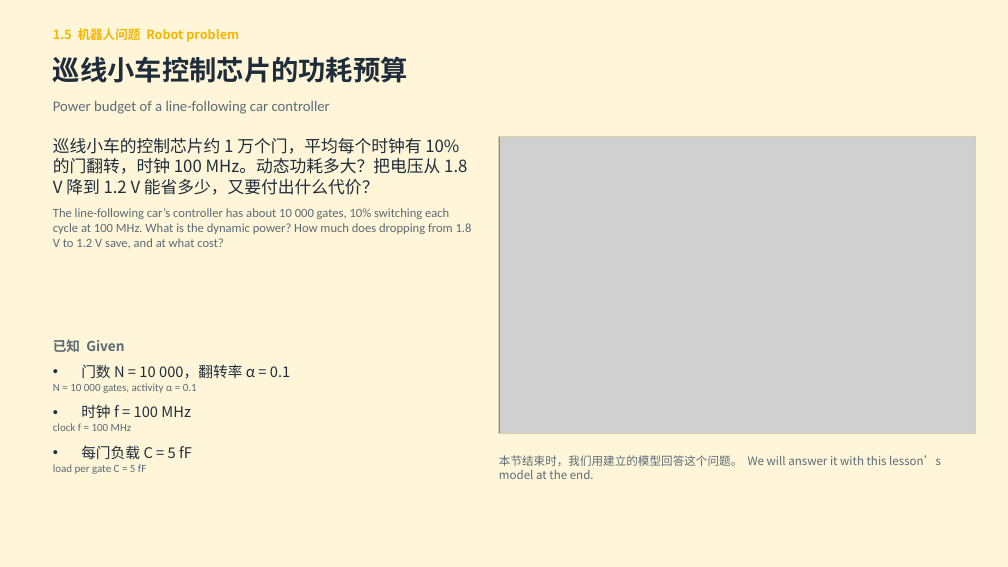
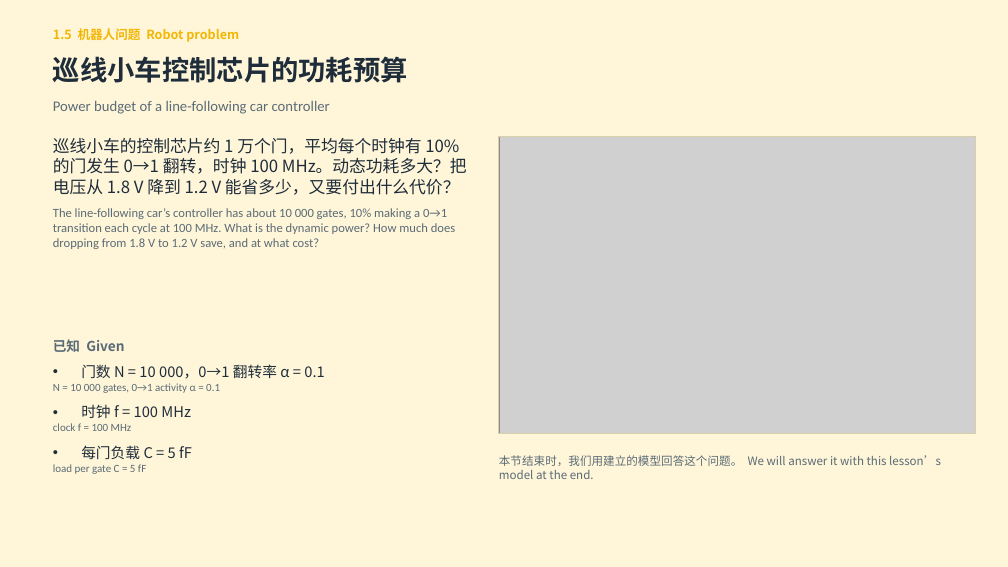
Before and after one commit to eddiezgq/WenQuest, a slide deck: slide 23 of samples/数字集成电路设计/课程资料/第1章 CMOS反相器/第一章课件.pptx. Drawn at 1008x567 pixels with LibreOffice and Linux fonts; fonts in the diff are those of the drawing; grey boxes stand for pictures. Boxes give left, top, right and bottom in pixels: in the first picture for what was removed or moved away, otherwise in the second. Text is boxed around its words. In the diff, an @@ line names an element or a change of style, - is before the commit and + after.

```diff
--- a/samples/数字集成电路设计/课程资料/第1章 CMOS反相器/第一章课件.pptx
+++ b/samples/数字集成电路设计/课程资料/第1章 CMOS反相器/第一章课件.pptx
@@ text at (53,138,467,249): text changed @@
-巡线小车的控制芯片约 1 万个门，平均每个时钟有 10% 的门翻转，时钟 100 MHz。动态功耗多大？把电压从 1.8 V 降到 1.2 V 能省多少，又要付出什么代价？
-The line-following car’s controller has about 10 000 gates, 10% switching each cycle at 100 MHz. What is the dynamic power? How much does dropping from 1.8 V to 1.2 V save, and at what cost?
+巡线小车的控制芯片约 1 万个门，平均每个时钟有 10% 的门发生 0→1 翻转，时钟 100 MHz。动态功耗多大？把电压从 1.8 V 降到 1.2 V 能省多少，又要付出什么代价？
+The line-following car’s controller has about 10 000 gates, 10% making a 0→1 transition each cycle at 100 MHz. What is the dynamic power? How much does dropping from 1.8 V to 1.2 V save, and at what cost?
@@ text at (53,364,324,393): text changed @@
-• 门数 N = 10 000，翻转率 α = 0.1
-N = 10 000 gates, activity α = 0.1
+• 门数 N = 10 000，0→1 翻转率 α = 0.1
+N = 10 000 gates, 0→1 activity α = 0.1
```
Also in this commit, not shown: 7 other slides changed, 32 other files.
